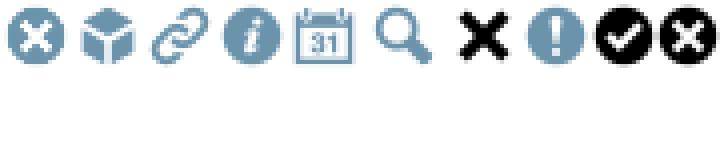
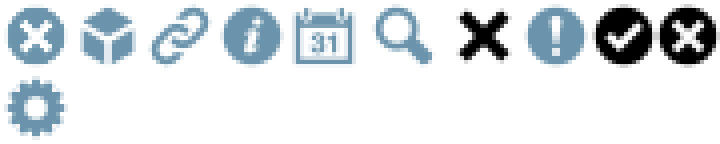
The second 720x144 image is a revision of the first. Changes to its layers:
added layer "cog" above "3dbox" over [4, 76, 68, 140]
